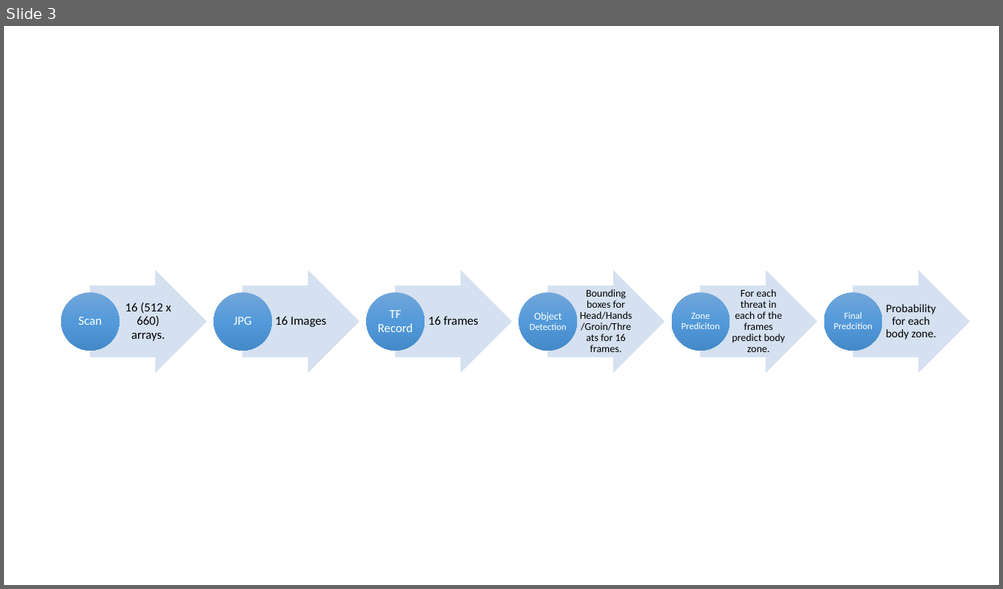
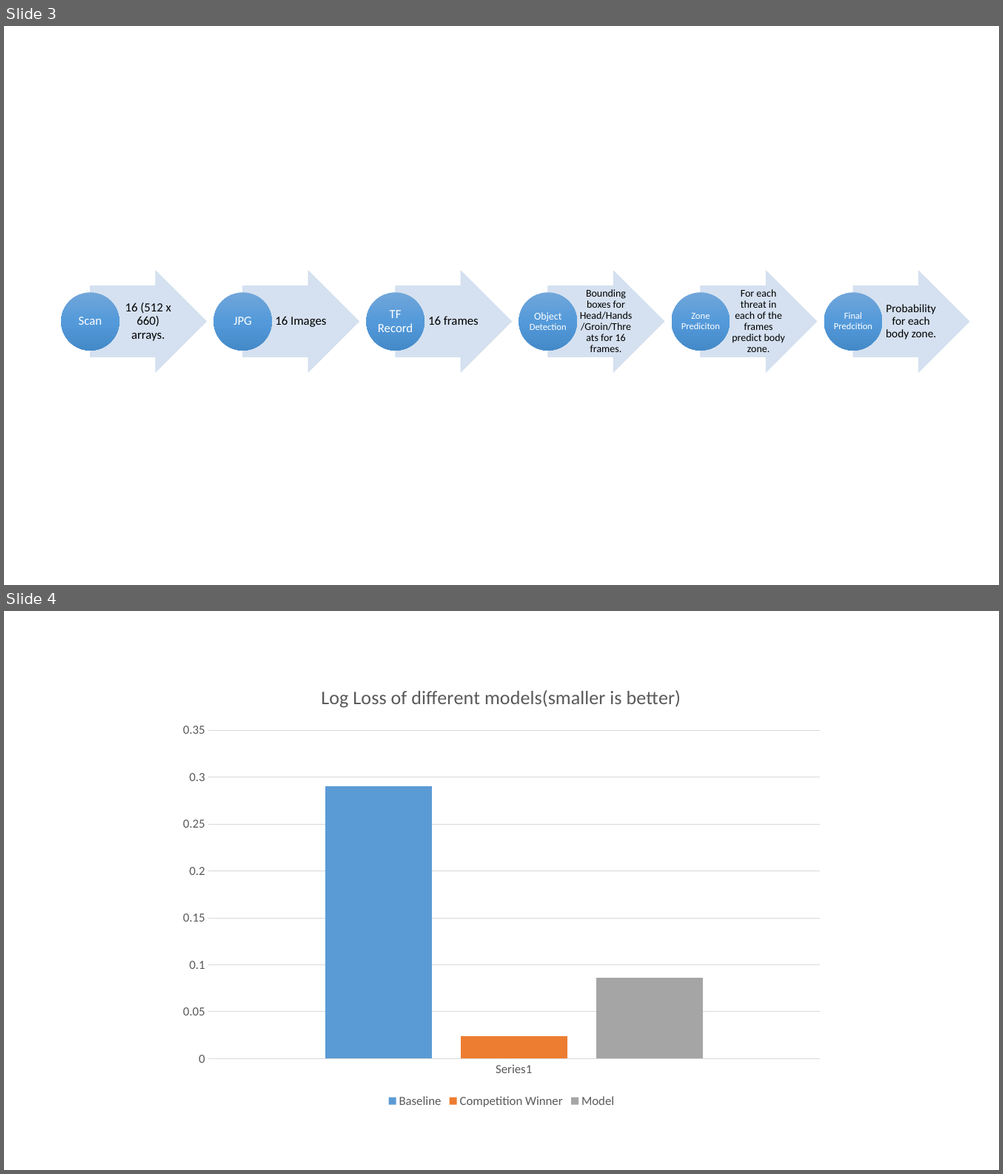
Before and after one commit to shivarajugowda/machine-learning, a slide deck: projects/capstone/training_images.pptx. Shown one above the other, each under a label of ours: slide 3 before the commit, slides 3 and 4 after it. The pictures are 1003x589 and 1003x1174 pixels, drawn with LibreOffice and Linux fonts; fonts in the diff are those of the drawing. Boxes give left, top, right and bottom in pixels: in the first picture for what was removed or moved away, otherwise in the second. Text is boxed around its words. In the diff, an @@ line names an element or a change of style, - is before the commit and + after.

```diff
--- a/projects/capstone/training_images.pptx
+++ b/projects/capstone/training_images.pptx
@@ slide 4 added at (4, 611, 999, 1170), background #FFFFFF @@
@@ column chart added at (170, 670, 833, 1113) @@
+title "Log Loss of different models(smaller is better) "
+categories: 
+Baseline: 0.29
+Competition Winner: 0.024
+Model: 0.086
```
Also in this commit, not shown: 1 slide changed, 6 other files.
